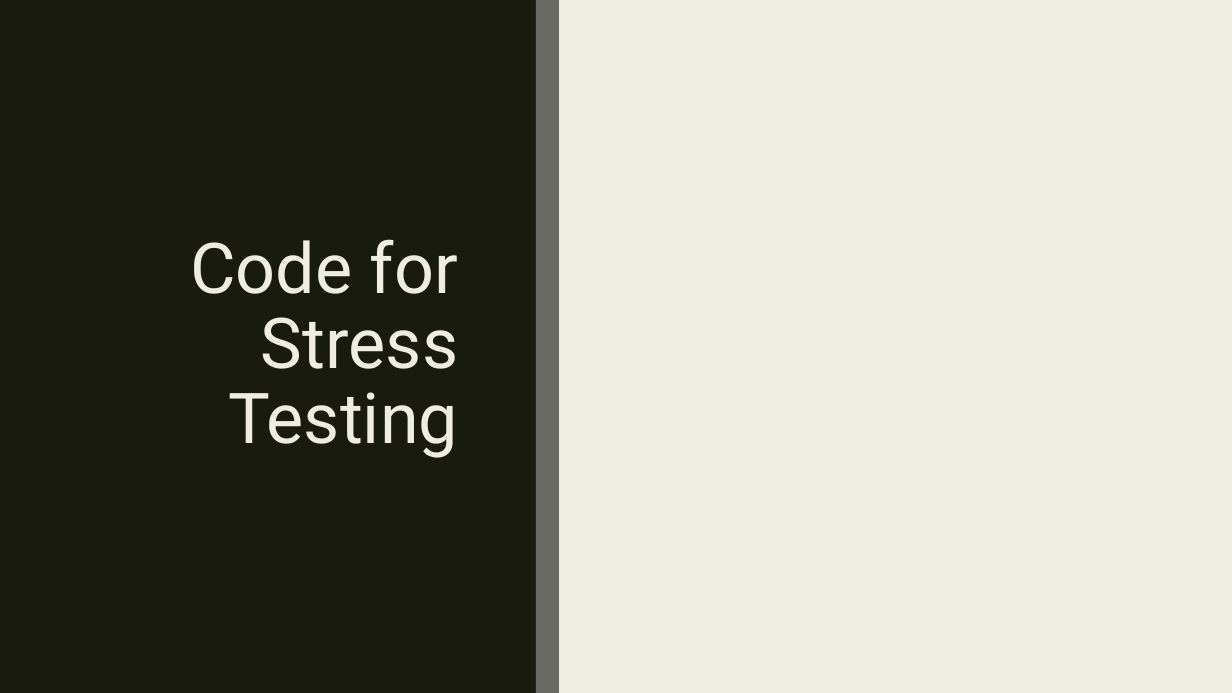
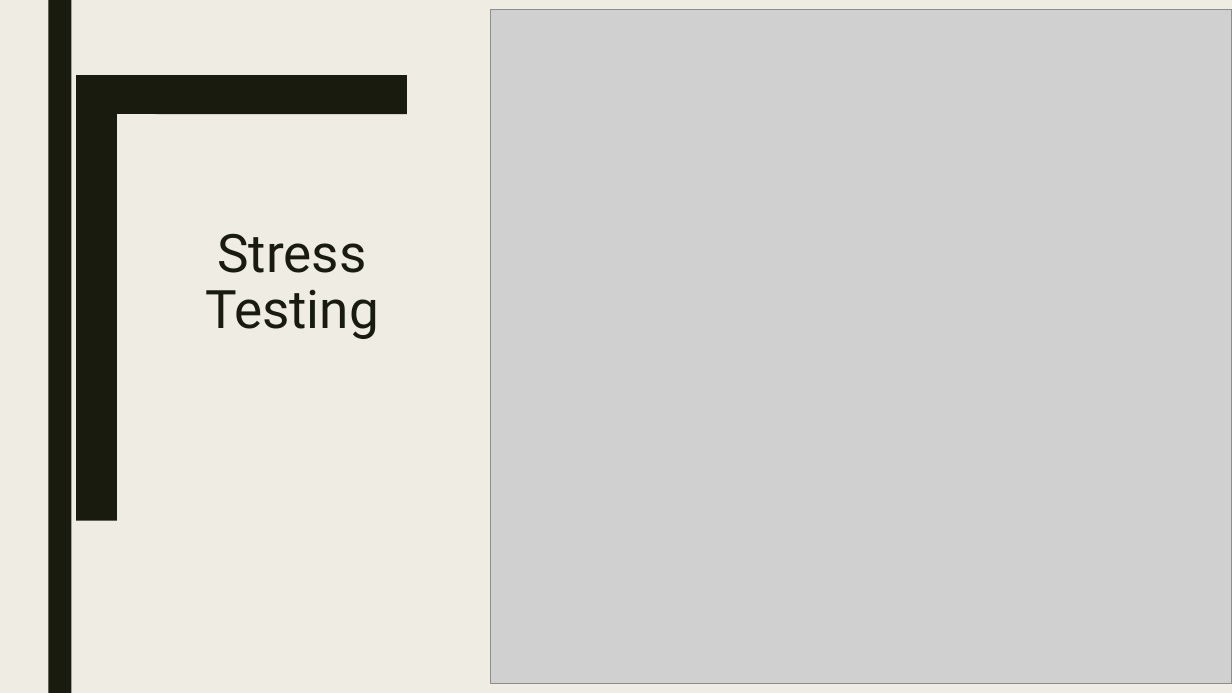
Before and after one commit to 7UsmanS/Java-TetrisTest-master, a slide deck: slide 9 of Java-TetrisTest-master/documentation/Presentation - Group.pptx. Drawn at 1232x693 pixels with LibreOffice and Linux fonts; fonts in the diff are those of the drawing; grey boxes stand for pictures. Boxes give left, top, right and bottom in pixels: in the first picture for what was removed or moved away, otherwise in the second. Text is boxed around its words. In the diff, an @@ line names an element or a change of style, - is before the commit and + after.

Commit message:
Add existing file

```diff
--- a/Java-TetrisTest-master/documentation/Presentation - Group.pptx
+++ b/Java-TetrisTest-master/documentation/Presentation - Group.pptx
@@ rectangle removed at (x1=0, y1=0, x2=536, y2=692) @@
@@ rectangle removed at (x1=48, y1=0, x2=71, y2=692) @@
@@ rectangle added at (x1=48, y1=0, x2=71, y2=692), fill #191B0E @@
@@ picture added at (x1=490, y1=9, x2=1232, y2=684) @@
@@ rectangle removed at (x1=536, y1=0, x2=559, y2=692) @@
@@ freeform shape added at (x1=76, y1=75, x2=408, y2=521), fill #191B0E @@
@@ title "Stress Testing" at (x1=205, y1=233, x2=379, y2=339): vertical alignment middle to bottom @@
@@ title at (x1=205, y1=233, x2=379, y2=339): text changed; size 41 to 31 pt; text colour #EFEDE3 to #191B0E @@
-Code for Stress Testing
+Stress Testing
```
